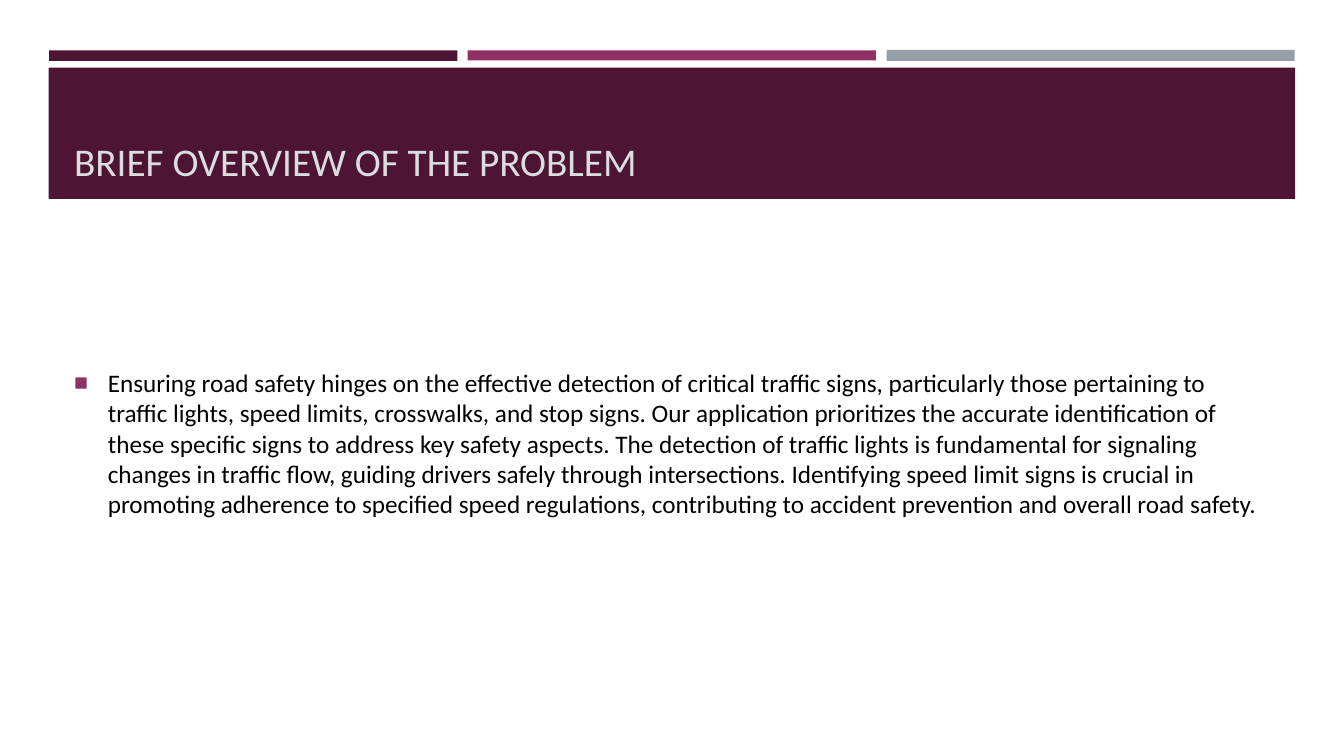
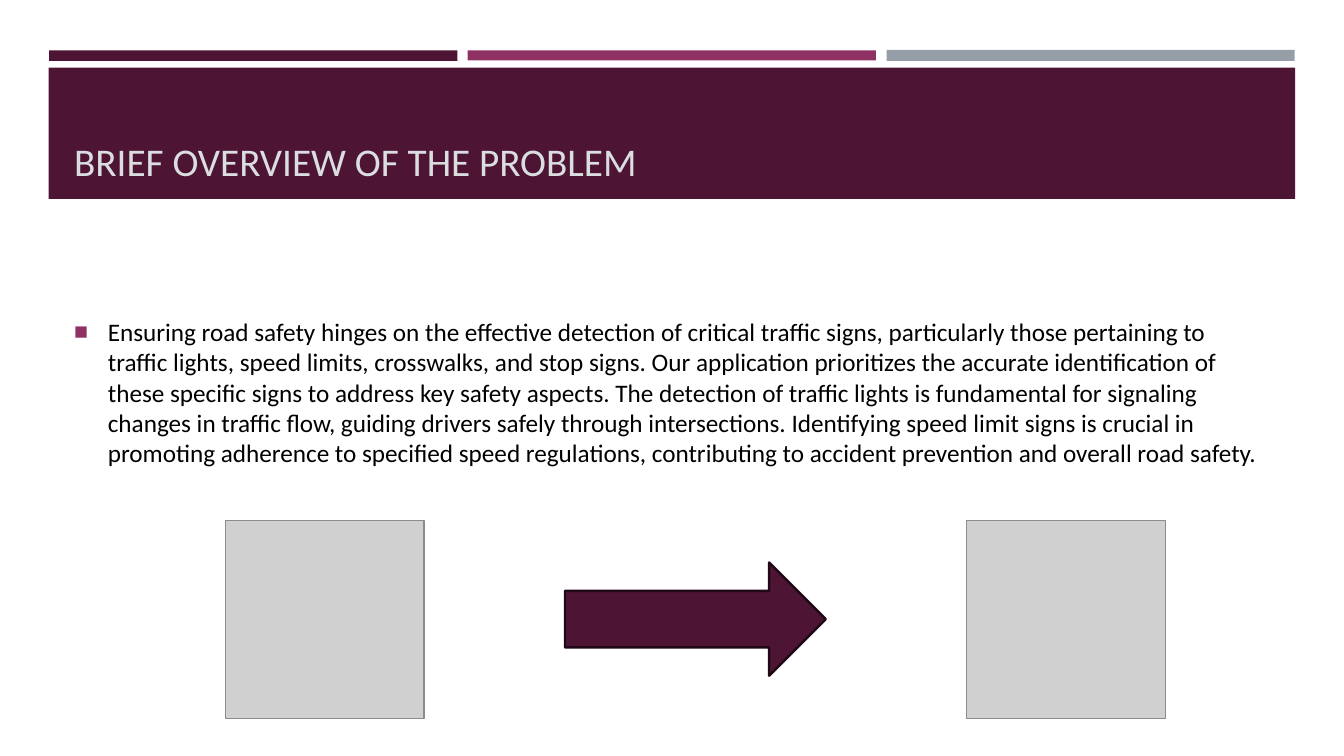
Before and after one commit to ddekiru/TrafficSignRecognition, a slide deck: slide 2 of Report/Traffic sign detection.pptx. Drawn at 1344x756 pixels with LibreOffice and Linux fonts; fonts in the diff are those of the drawing; grey boxes stand for pictures. Boxes give left, top, right and bottom in pixels: in the first picture for what was removed or moved away, otherwise in the second. Text is boxed around its words. In the diff, an @@ line names an element or a change of style, - is before the commit and + after.

```diff
--- a/Report/Traffic sign detection.pptx
+++ b/Report/Traffic sign detection.pptx
@@ text "Ensuring road safety hinges on ...": place and size @@
-text "Ensuring road safety hinges on ..." at (108,374,1256,518)
+text "Ensuring road safety hinges on ..." at (108,323,1256,467)
@@ picture added at (226,520,423,718) @@
@@ picture added at (967,520,1166,718) @@
@@ right arrow added at (566,563,827,676), fill #4D1434, outline #220917 1.75 pt @@
```
Also in this commit, not shown: 3 other slides changed, 1 slide added.
